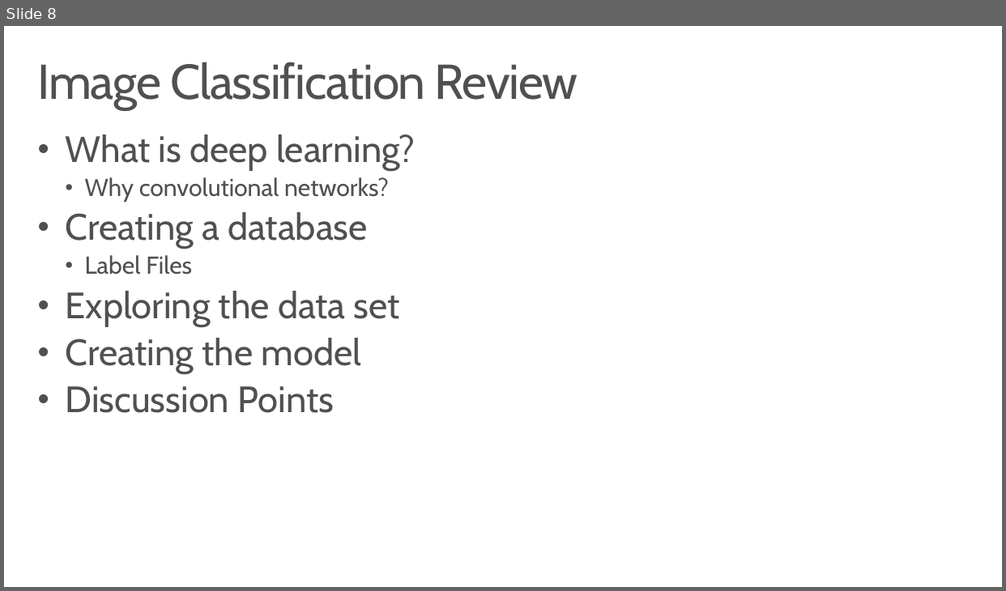
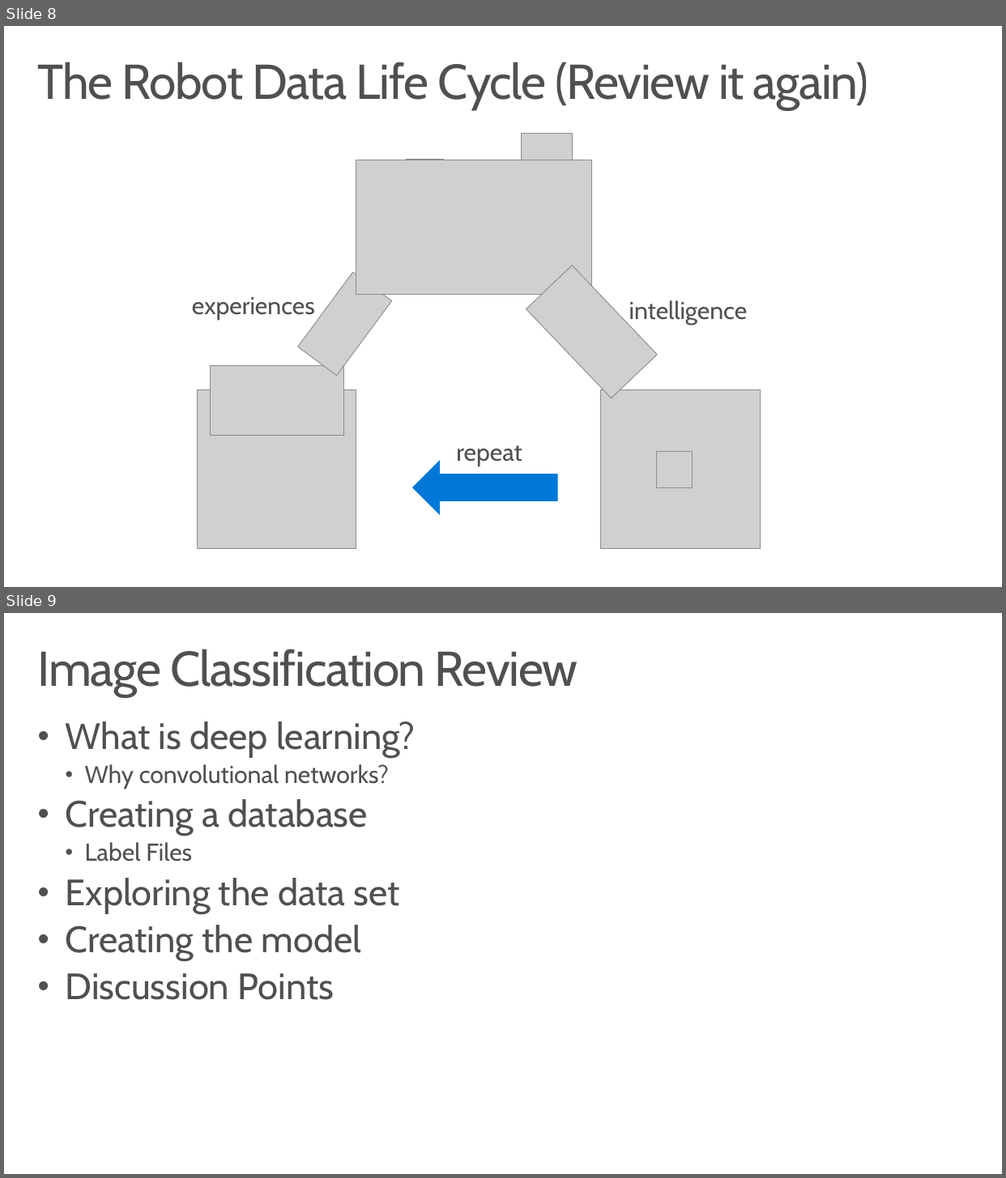
Before and after one commit to dxcamps/DLI_RoboWorkshop_1, a slide deck: PowerPoints/Part1_Azure_Deep_Learning.pptx. Shown one above the other, each under a label of ours: slide 8 before the commit, slides 8 and 9 after it. The pictures are 1006x591 and 1006x1178 pixels, drawn with LibreOffice and Linux fonts; fonts in the diff are those of the drawing; grey boxes stand for pictures; background and template pictures are left out. Boxes give left, top, right and bottom in pixels: in the first picture for what was removed or moved away, otherwise in the second. Text is boxed around its words. In the diff, an @@ line names an element or a change of style, - is before the commit and + after.

```diff
--- a/PowerPoints/Part1_Azure_Deep_Learning.pptx
+++ b/PowerPoints/Part1_Azure_Deep_Learning.pptx
@@ slide 8 added at (x1=4, y1=26, x2=1002, y2=587), background #FFFFFF @@
@@ title added at (x1=38, y1=62, x2=869, y2=109), 48 pt, text #505050 @@
+The Robot Data Life Cycle (Review it again)
@@ picture added at (x1=522, y1=133, x2=572, y2=282) @@
@@ picture added at (x1=356, y1=160, x2=592, y2=294) @@
@@ picture added at (x1=406, y1=160, x2=444, y2=230) @@
@@ picture added at (x1=526, y1=266, x2=658, y2=399) @@
@@ picture added at (x1=297, y1=272, x2=391, y2=375) @@
@@ text added at (x1=192, y1=297, x2=315, y2=320), 24 pt, text #505050 @@
+experiences
@@ text added at (x1=629, y1=301, x2=748, y2=326), 24 pt, text #505050 @@
+intelligence
@@ picture added at (x1=211, y1=365, x2=343, y2=435) @@
@@ picture added at (x1=197, y1=390, x2=356, y2=549) @@
@@ picture added at (x1=600, y1=390, x2=760, y2=549) @@
@@ left arrow added at (x1=412, y1=460, x2=557, y2=515), fill #0078D7 @@
@@ text added at (x1=456, y1=446, x2=522, y2=467), 24 pt, text #505050 @@
+repeat
@@ picture added at (x1=657, y1=451, x2=692, y2=489) @@
@@ what was slide 8 is now slide 9 @@
```
Also in this commit, not shown: 1 slide changed.
